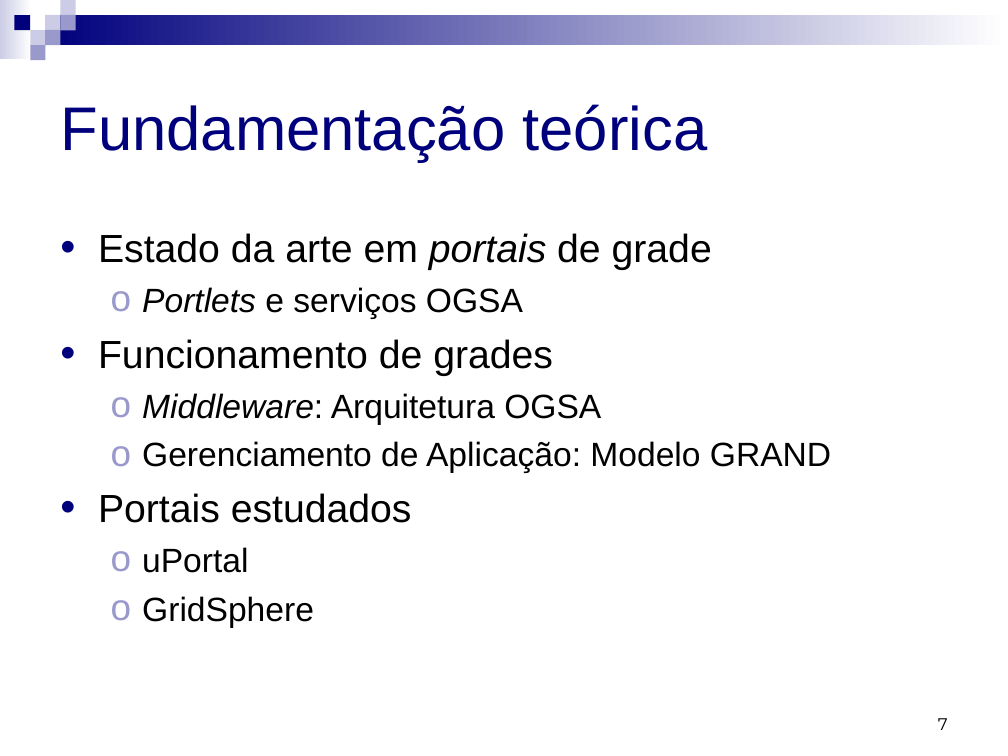
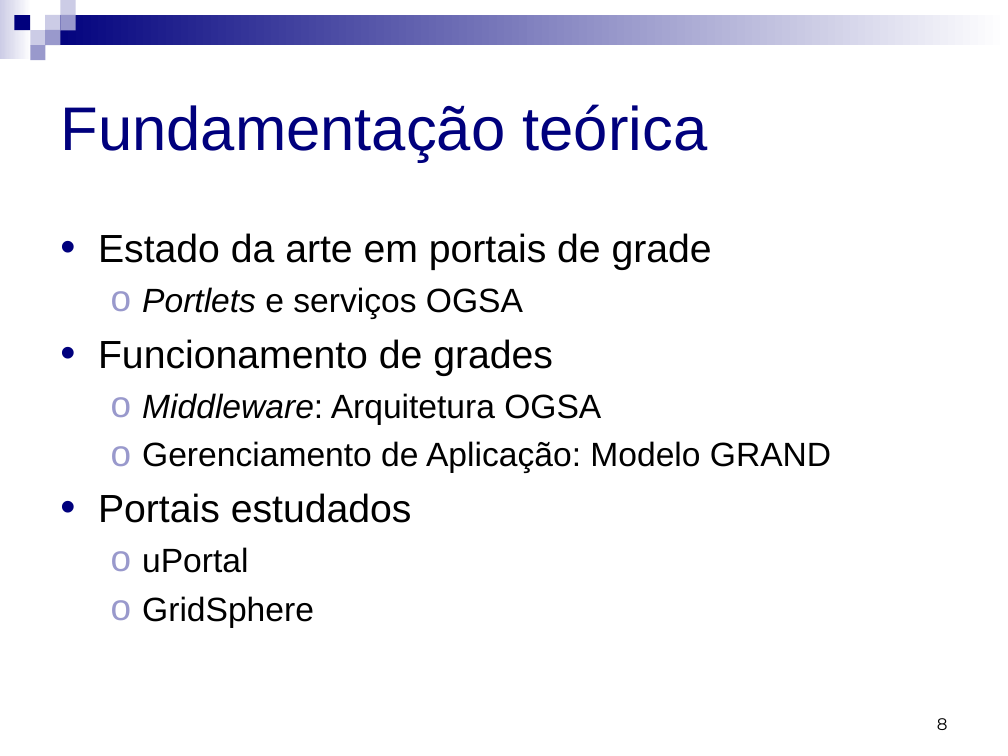
Before and after one commit to micheldavid/tcc-michel, a slide deck: slide 8 of Apresentação/Michel David da Costa - Apresentação.ppt (slide 7 before the commit). Drawn at 1008x756 pixels with LibreOffice and Linux fonts; fonts in the diff are those of the drawing. Boxes give left, top, right and bottom in pixels: in the first picture for what was removed or moved away, otherwise in the second. Text is boxed around its words. In the diff, an @@ line names an element or a change of style, - is before the commit and + after.

```diff
--- a/Apresentação/Michel David da Costa - Apresentação.ppt
+++ b/Apresentação/Michel David da Costa - Apresentação.ppt
@@ text at [98,233,712,270]: italic off in "portais" @@
@@ page number at [937,718,948,730]: text changed @@
-7
+8
```
Also in this commit, not shown: 6 other slides changed, 2 slides added, 1 slide removed.
